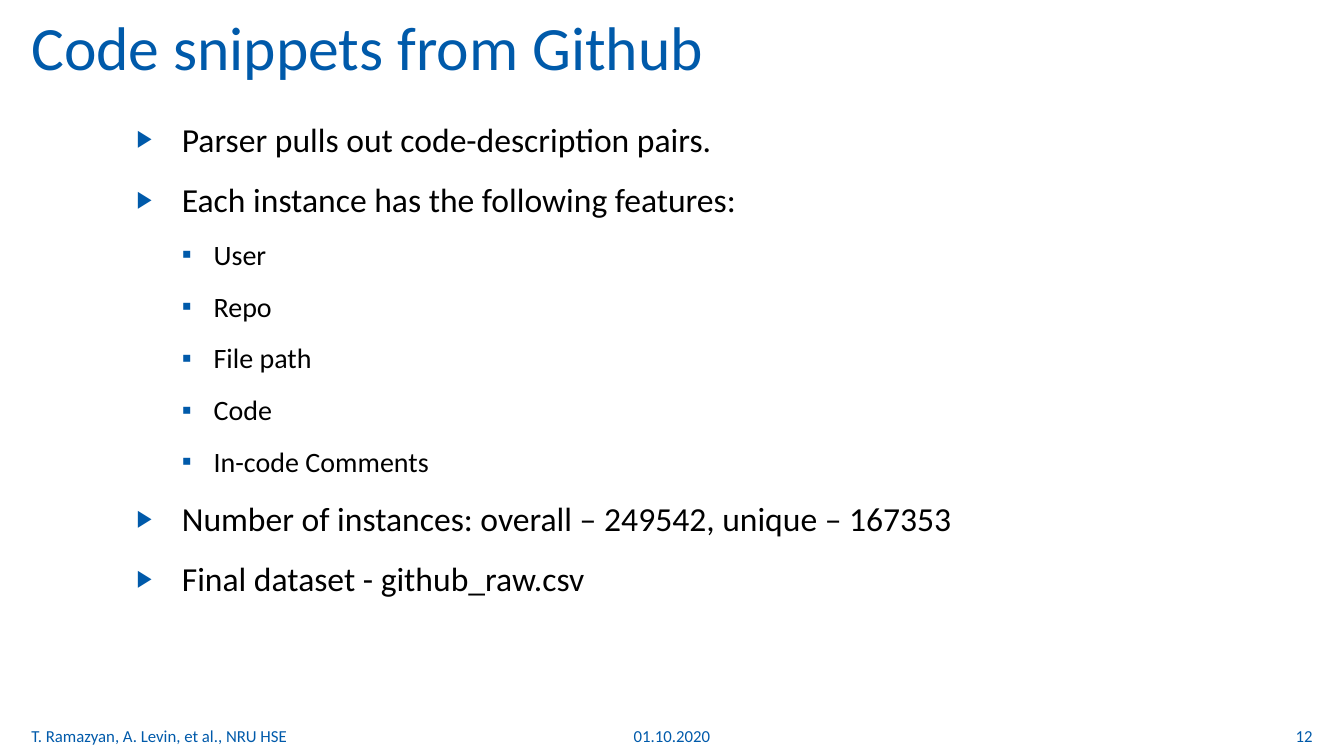
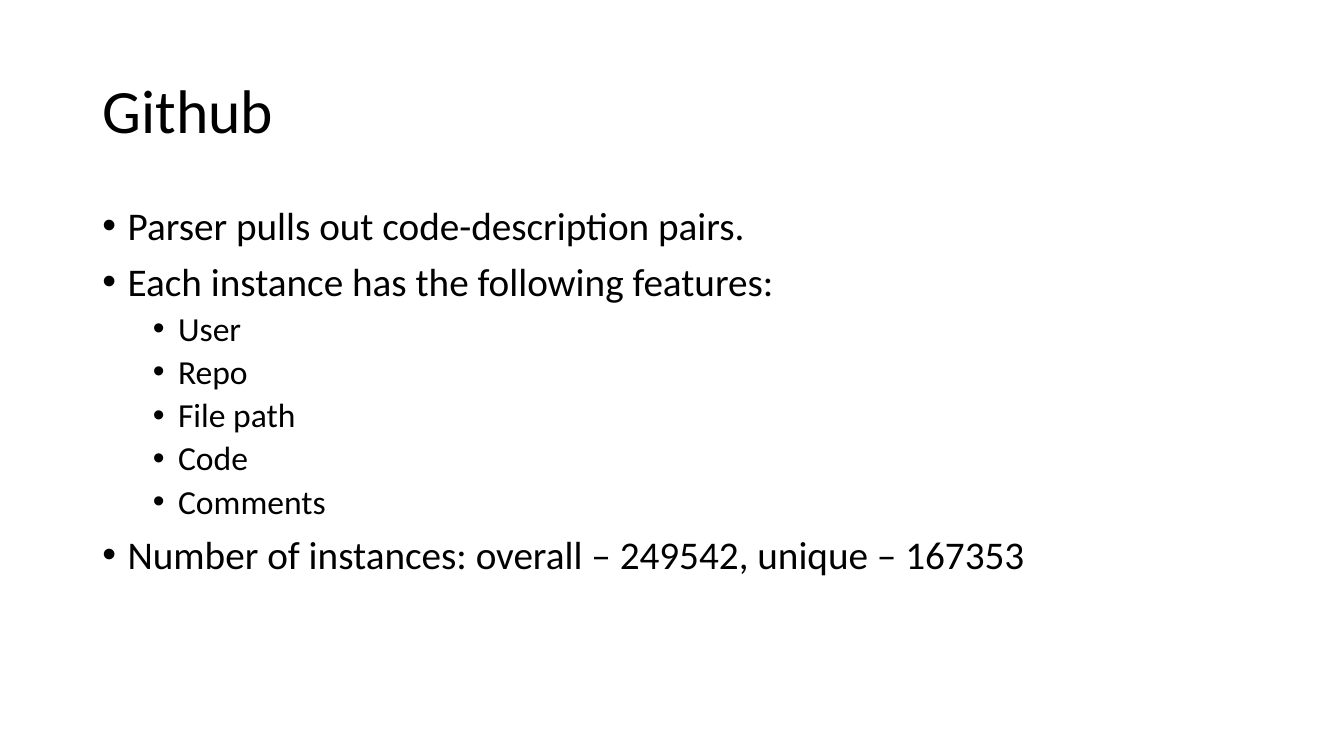
Before and after one commit to whatevernevermindbro/source_code_classification, a slide deck: slide 5 of nl2ml.pptx (slide 12 before the commit). Drawn at 1344x756 pixels with LibreOffice and Linux fonts; fonts in the diff are those of the drawing. Boxes give left, top, right and bottom in pixels: in the first picture for what was removed or moved away, otherwise in the second. Text is boxed around its words. In the diff, an @@ line names an element or a change of style, - is before the commit and + after.

```diff
--- a/nl2ml.pptx
+++ b/nl2ml.pptx
@@ title at (102,90,273,134): text changed; text colour #005AAA to #000000 @@
-Code snippets from Github
+Github
@@ text "Parser pulls out code-description pairs.": place and size @@
-text "Parser pulls out code-description pairs." at (182,128,951,597)
+text "Parser pulls out code-description pairs." at (128,212,1024,576)
@@ text at (128,212,1024,576): size 24 to 28 pt in "Parser pulls out code-description pairs.", "Each instance has the following features:", "Number of instances: overall – 249542, unique ..."; size 20 to 24 pt in "User", "Repo", "File path", "Code"; bullet ▶ to •; line spacing 1.25 to 0.9; more space between paragraphs; bullet ▪ to •; less space between paragraphs @@
@@ text at (178,492,326,515): text changed; size 20 to 24 pt @@
-  ▪ In-code Comments
+  • Comments
@@ text at (182,567,585,597): paragraph removed @@
-▶ Final dataset - github_raw.csv
@@ text removed at (31,730,286,745) @@
-T. Ramazyan, A. Levin, et al., NRU HSE
@@ text removed at (634,731,711,742) @@
-01.10.2020
@@ page number removed at (1296,731,1313,742) @@
-12
```
Also in this commit, not shown: 3 other slides changed, 4 slides added, 20 slides removed, 20 other files.
